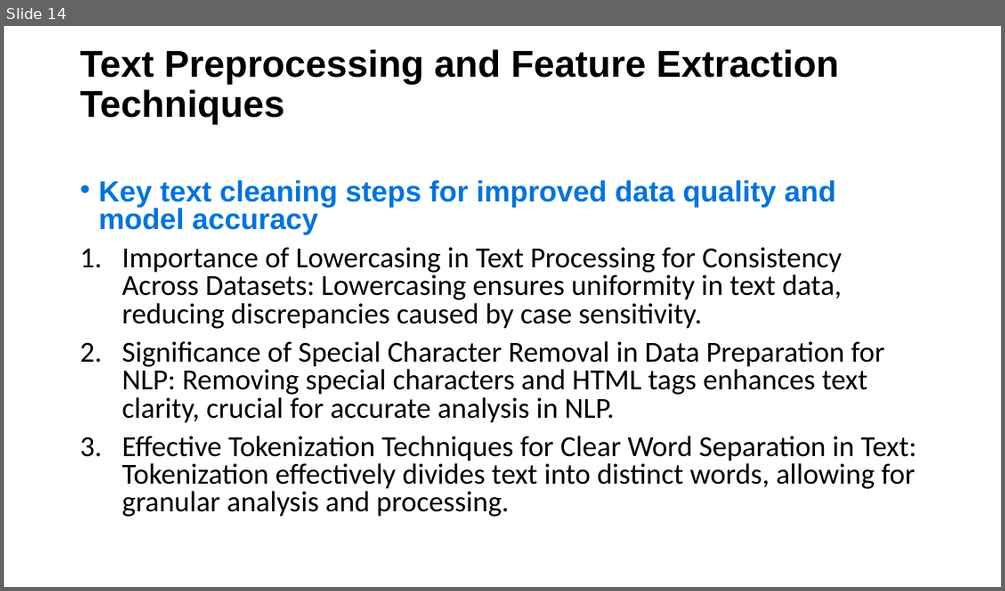
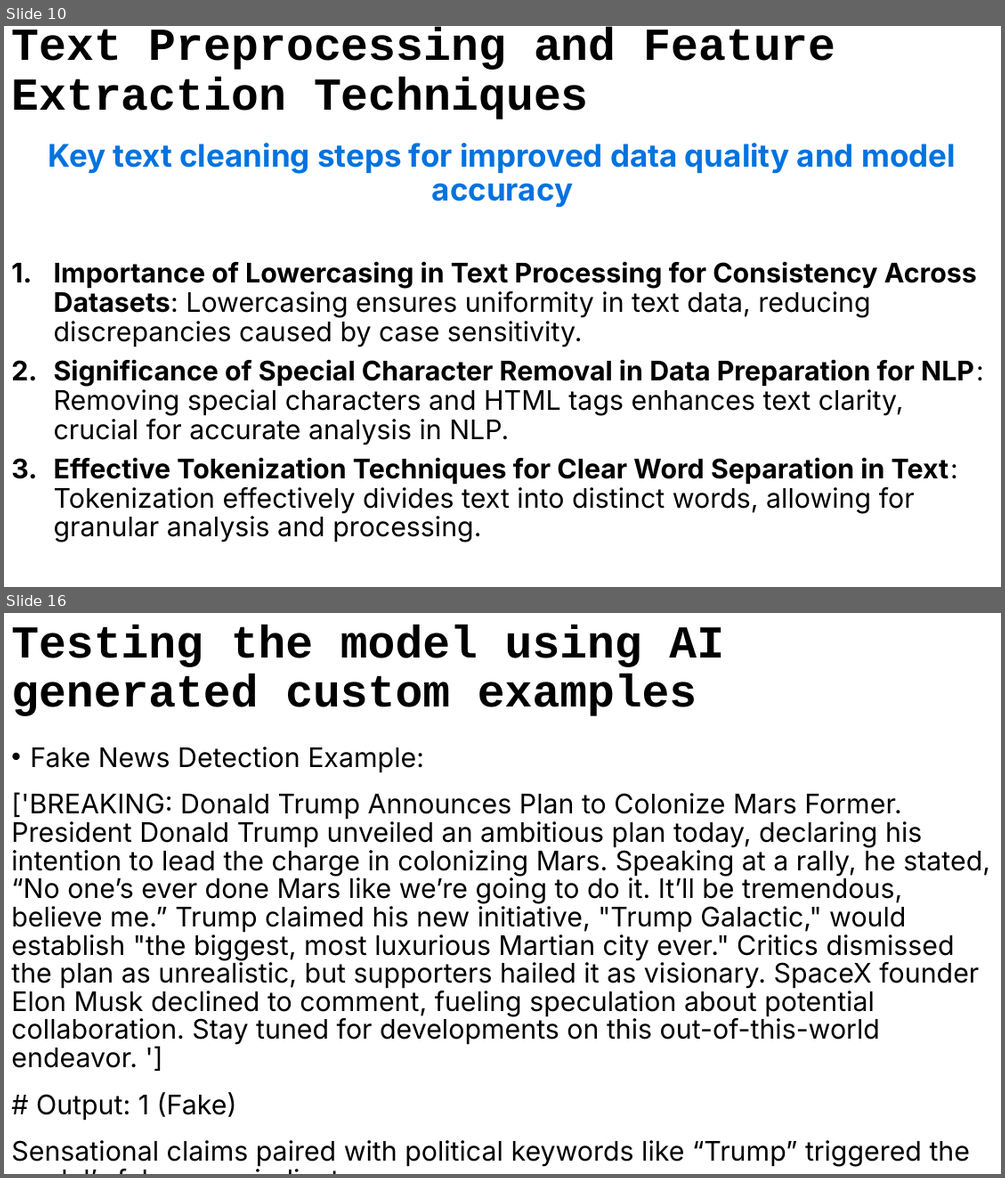
Before and after one commit to nteitsnik/ML_P2, a slide deck: Fake News Detection with Machine Learning.pptx. Shown one above the other, each under a label of ours: slide 14 before the commit, slides 10 and 16 after it; the slides between them are not shown. The pictures are 1005x591 and 1005x1178 pixels, drawn with LibreOffice and Linux fonts; fonts in the diff are those of the drawing. Boxes give left, top, right and bottom in pixels: in the first picture for what was removed or moved away, otherwise in the second. Text is boxed around its words. In the diff, an @@ line names an element or a change of style, - is before the commit and + after.

```diff
--- a/Fake News Detection with Machine Learning.pptx
+++ b/Fake News Detection with Machine Learning.pptx
@@ slide 16 added at <box>4,613,1001,1174</box>, background #FFFFFF @@
@@ title added at <box>11,625,724,716</box>, 44 pt, text #000000, bold @@
+Testing the model using AI generated custom examples
@@ text added at <box>11,747,990,1167</box>, 26 pt, text #000000 @@
+• Fake News Detection Example:
+['BREAKING: Donald Trump Announces Plan to Colonize Mars Former. President Donald Trump unveiled an ambitious plan today, declaring his intention to lead the charge in colonizing Mars. Speaking at a rally, he stated, “No one’s ever done Mars like we’re going to do it. It’ll be tremendous, believe me.” Trump claimed his new initiative, "Trump Galactic," would establish "the biggest, most luxurious Martian city ever." Critics dismissed the plan as unrealistic, but supporters hailed it as visionary. SpaceX founder Elon Musk declined to comment, fueling speculation about potential collaboration. Stay tuned for developments on this out-of-this-world endeavor. ']
+# Output: 1 (Fake)
+Sensational claims paired with political keywords like “Trump” triggered the model’s fake news indicators.
@@ what was slide 14 is now slide 10 @@
@@ slide 10 changed as well @@
@@ title "Text Preprocessing and Feature Extraction ...": place and size @@
-title "Text Preprocessing and Feature Extraction ..." at <box>80,49,839,125</box>
+title "Text Preprocessing and Feature Extraction ..." at <box>11,27,836,119</box>
@@ title "Text Preprocessing and Feature Extraction ..." at <box>11,27,836,119</box>: size 36 to 44.1 pt, font Arial to Courier New @@
@@ text "Key text cleaning steps for ...": place and size @@
-text "Key text cleaning steps for ..." at <box>98,180,917,516</box>
+text "Key text cleaning steps for ..." at <box>48,143,984,542</box>
@@ text "Key text cleaning steps for ..." at <box>48,143,984,542</box>: size 28 to 30 pt, font Arial to Inter in "Key text cleaning steps for improved data ..."; size 28 to 26 pt, font Calibri to Inter, bold on in "Importance of Lowercasing in Text Processing for ...", "Significance of Special Character Removal in Data ...", "Effective Tokenization Techniques for Clear Word Separation ..."; alignment left to centre; bullet • to none; line spacing 0.8 to 0.9 @@
```
Also in this commit, not shown: 7 other slides changed, 12 other slides added, 14 slides removed.
